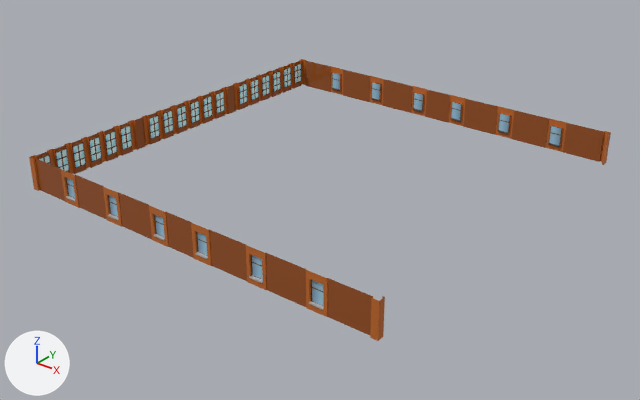
Two versions of the FBX model Assets/fbxStorage/Buildings/Big1/BuildingBig1_2.fbx, one commit apart.
The view is the same before and after, from a camera (50 mm lens) standing at (74.3, -95.1, 54.4) and looking at (0.5, -2.9, -2.8). The axes (+X, +Y, +Z) are drawn at lower left. The lights are the same throughout. Vertices at the same position are counted once.

The first picture shows 'BuildingBig1_2'.
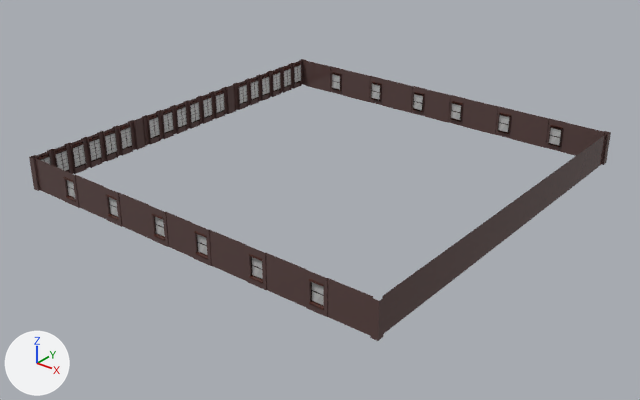
Changed parts and their boxes [x1, y1, x2, y2] in the pictures (640 x 400 px):
part 1 of me_plane_002, rebuilt (8% shorter): before [177, 105, 187, 128]; after [177, 107, 187, 128]
part 2 of me_plane_002, rebuilt (9% shorter): before [216, 91, 225, 113]; after [216, 93, 225, 113]
part 3 of me_plane_002, rebuilt (8% shorter): before [89, 137, 102, 162]; after [89, 138, 102, 161]
part 4 of me_plane_002, rebuilt: before [203, 96, 212, 118]; after [203, 97, 212, 118]
part 5 of me_plane_002, rebuilt (9% shorter): before [262, 75, 270, 96]; after [262, 76, 270, 95]
part 6 of me_plane_002, rebuilt (9% shorter): before [284, 67, 291, 88]; after [284, 68, 291, 87]
part 7 of me_plane_002, rebuilt (8% shorter): before [190, 100, 200, 123]; after [190, 102, 200, 123]
part 8 of me_plane_002, rebuilt (9% shorter): before [239, 83, 247, 105]; after [239, 84, 247, 104]
part 9 of me_plane_002, rebuilt (7% narrower, 8% shorter): before [55, 148, 69, 171]; after [56, 150, 69, 171]
part 10 of me_plane_002, built on: before [38, 63, 498, 158]; after [38, 63, 604, 317]
part 11 of me_plane_002, recoloured: [29, 59, 611, 341] in both
part 12 of me_plane_002, recoloured (grey to brown): [66, 88, 560, 310] in both

Diff of the bpy script that builds the scene:
```diff
--- a/Assets/fbxStorage/Buildings/Big1/BuildingBig1_2.fbx.py
+++ b/Assets/fbxStorage/Buildings/Big1/BuildingBig1_2.fbx.py
@@ mat_brick2_mat @@
+mat_brick2_mat = principled_material('Brick2_Mat')
+mat_brick2_mat.base_color = (0.107, 0.0604, 0.0565)  # brown #5c4643
+mat_brick2_mat.roughness = 0.0
@@ mat_concrete8_mat @@
+mat_concrete8_mat = principled_material('Concrete8_Mat')
+mat_concrete8_mat.base_color = (0.0857, 0.0277, 0.0203)  # brown #532e27
+mat_concrete8_mat.roughness = 0.0
@@ me_plane_002 @@
-me_plane_002.from_pydata(...)  # 1050 vertices, 515 faces; spans x -30.3..30.3, y -30.3..30.3, z 0.0..5.0
+me_plane_002.from_pydata(...)  # 1765 vertices, 948 faces; spans x -30.3..30.3, y -30.3..30.3, z 0.0..5.0
+# me_plane_002 part 1: the loose piece of 8 vertices spanning x -29.8, y -2.5..-0.5, z 1.0..4.7 is rebuilt with 4 vertices and now spans x -29.8, y -2.5..-0.5, z 1.1..4.3, in mat_windows2_mat (picture img_windows2_tex_png)
+# me_plane_002 part 2: the loose piece of 8 vertices spanning x -29.8, y 6.5..8.5, z 1.0..4.7 is rebuilt with 4 vertices and now spans x -29.8, y 6.5..8.5, z 1.1..4.3, in mat_windows2_mat (picture img_windows2_tex_png)
+# me_plane_002 part 3: the loose piece of 8 vertices spanning x -29.8, y -20.3..-18.3, z 1.0..4.7 is rebuilt with 4 vertices and now spans x -29.8, y -20.3..-18.3, z 1.1..4.3, in mat_windows2_mat (picture img_windows2_tex_png)
+# me_plane_002 part 4: the loose piece of 8 vertices spanning x -29.8, y 3.5..5.5, z 1.0..4.7 is rebuilt with 4 vertices and now spans x -29.8, y 3.5..5.5, z 1.1..4.3, in mat_windows2_mat (picture img_windows2_tex_png)
+# me_plane_002 part 5: the loose piece of 8 vertices spanning x -29.8, y 18.3..20.3, z 1.0..4.7 is rebuilt with 4 vertices and now spans x -29.8, y 18.3..20.3, z 1.1..4.3, in mat_windows2_mat (picture img_windows2_tex_png)
+# me_plane_002 part 6: the loose piece of 8 vertices spanning x -29.8, y 24.3..26.3, z 1.0..4.7 is rebuilt with 4 vertices and now spans x -29.8, y 24.3..26.3, z 1.1..4.3, in mat_windows2_mat (picture img_windows2_tex_png)
+# me_plane_002 part 7: the loose piece of 8 vertices spanning x -29.8, y 0.5..2.5, z 1.0..4.7 is rebuilt with 4 vertices and now spans x -29.8, y 0.5..2.5, z 1.1..4.3, in mat_windows2_mat (picture img_windows2_tex_png)
+# me_plane_002 part 8: the loose piece of 8 vertices spanning x -29.8, y 12.3..14.3, z 1.0..4.7 is rebuilt with 4 vertices and now spans x -29.8, y 12.3..14.3, z 1.1..4.3, in mat_windows2_mat (picture img_windows2_tex_png)
+# me_plane_002 part 9: the loose piece of 8 vertices spanning x -29.8, y -26.3..-24.3, z 1.0..4.7 is rebuilt with 4 vertices and now spans x -29.8, y -26.3..-24.3, z 1.1..4.3, in mat_windows2_mat (picture img_windows2_tex_png)
+# me_plane_002 part 10: 55 vertices removed from x -29.8..11.3, y -29.3..30.0, z 0.0..5.0; 806 vertices added at x -30.1..29.3, y -30.2..30.2, z 0.0..5.0
+# me_plane_002 part 11: 272 faces spanning x -30.3..30.3, y -30.3..30.3, z 0.0..5.0 switch from mat_a_location (picture img_a_location_tex_jpg) to mat_brick2_mat (brown #5c4643)
+# me_plane_002 part 12: 60 faces spanning x -22.8..22.8, y -30.2..30.2, z 0.8..1.0 switch from mat_a_location (picture img_a_location_tex_jpg) to mat_concrete8_mat (brown #532e27)
+me_plane_002.materials.append(mat_windows2_mat)  # picture img_windows2_tex_png
```
